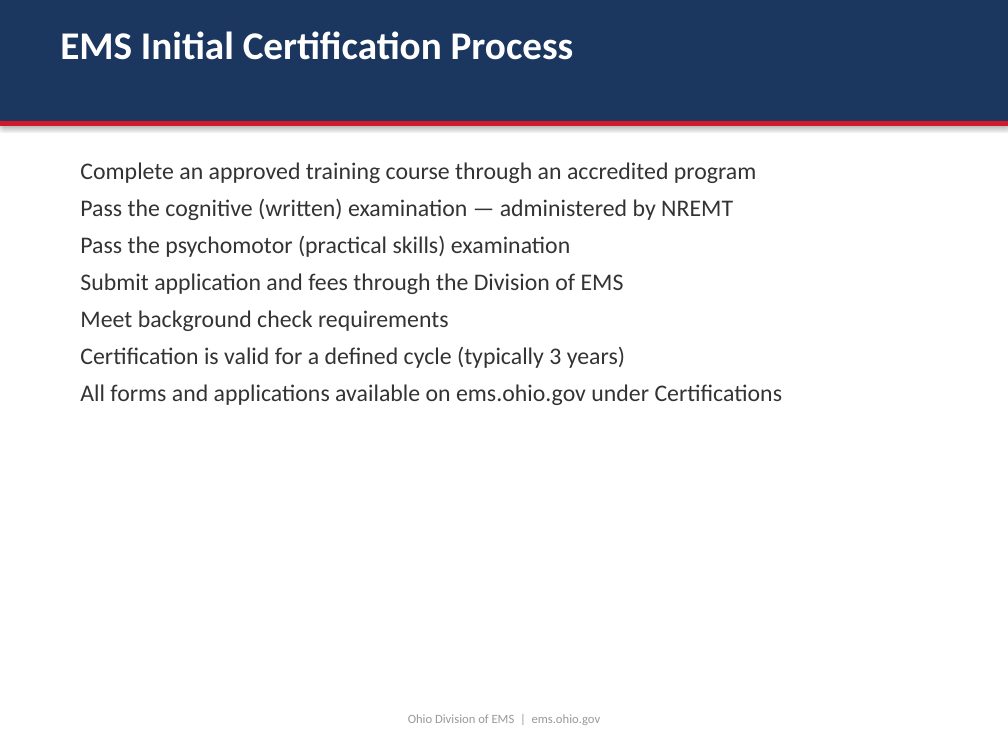
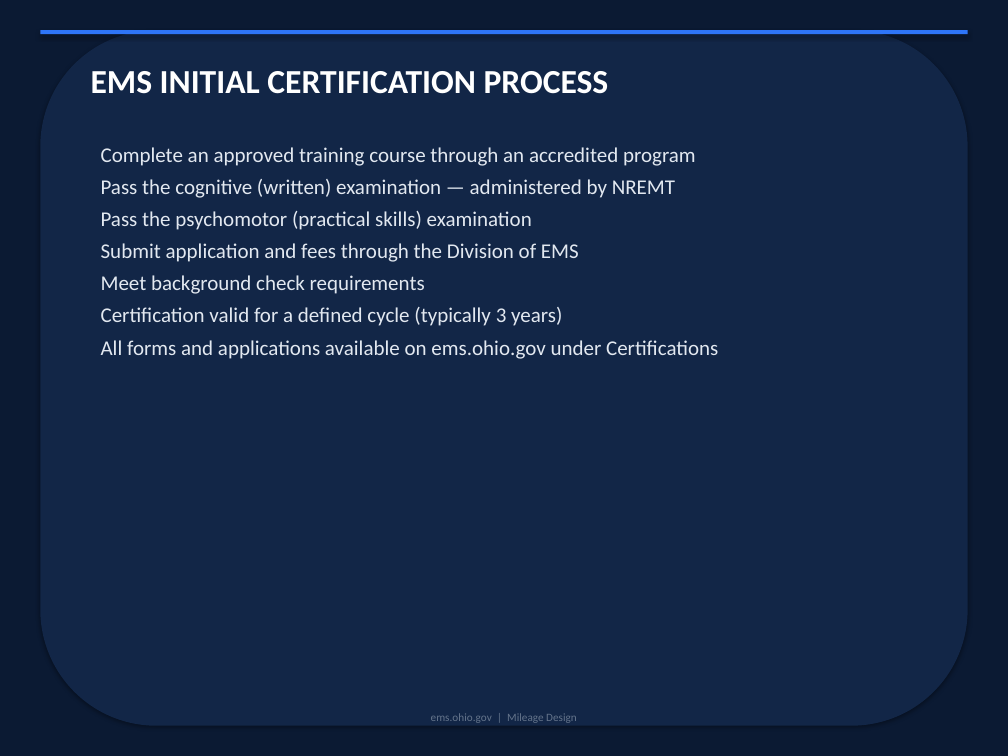
Before and after one commit to bbishilany/nicks-capstone, a slide deck: slide 7 of Ohio-Division-of-EMS-Presentation.pptx. Drawn at 1008x756 pixels with LibreOffice and Linux fonts; fonts in the diff are those of the drawing. Boxes give left, top, right and bottom in pixels: in the first picture for what was removed or moved away, otherwise in the second. Text is boxed around its words. In the diff, an @@ line names an element or a change of style, - is before the commit and + after.

```diff
--- a/Ohio-Division-of-EMS-Presentation.pptx
+++ b/Ohio-Division-of-EMS-Presentation.pptx
@@ background #FFFFFF to #0B1A33 @@
@@ rectangle removed at (x1=0, y1=0, x2=1008, y2=121) @@
@@ rectangle resized from (x1=0, y1=121, x2=1008, y2=126) to (x1=40, y1=30, x2=968, y2=34) @@
@@ rectangle at (x1=40, y1=30, x2=968, y2=34): fill #CE1A2B to #2E75F7 @@
@@ rounded rectangle added at (x1=40, y1=30, x2=968, y2=726), fill #122647 @@
@@ text at (x1=91, y1=71, x2=609, y2=94): text changed; size 28 to 24 pt @@
-EMS Initial Certification Process
+EMS INITIAL CERTIFICATION PROCESS
@@ text "Complete an approved training course ..." moved from (x1=80, y1=162, x2=783, y2=405) to (x1=101, y1=147, x2=718, y2=359) @@
@@ text at (x1=101, y1=147, x2=718, y2=359): size 17 to 15 pt, text colour #333333 to #E2E8F0 in "Complete an approved training course through an ...", "Pass the cognitive (written) examination — administered ...", "Pass the psychomotor (practical skills) examination", "Submit application and fees through the Division ..." and 2 more places; less space between paragraphs @@
@@ text at (x1=101, y1=307, x2=562, y2=326): text changed; size 17 to 15 pt; text colour #333333 to #E2E8F0 @@
-Certification is valid for a defined cycle (typically 3 years)
+Certification valid for a defined cycle (typically 3 years)
@@ text at (x1=431, y1=713, x2=577, y2=723): text changed; size 9 to 8 pt; text colour #999999 to #64748B @@
-Ohio Division of EMS | ems.ohio.gov
+ems.ohio.gov | Mileage Design
```
Also in this commit, not shown: 29 other slides changed, 7 other files.
